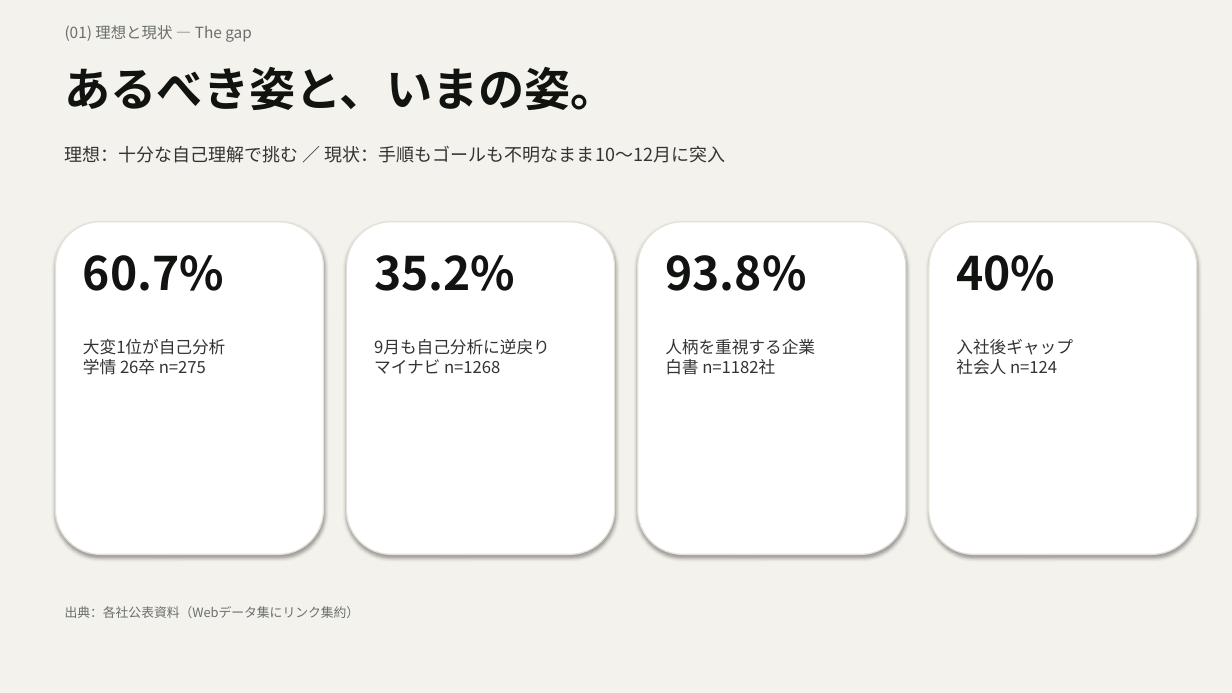
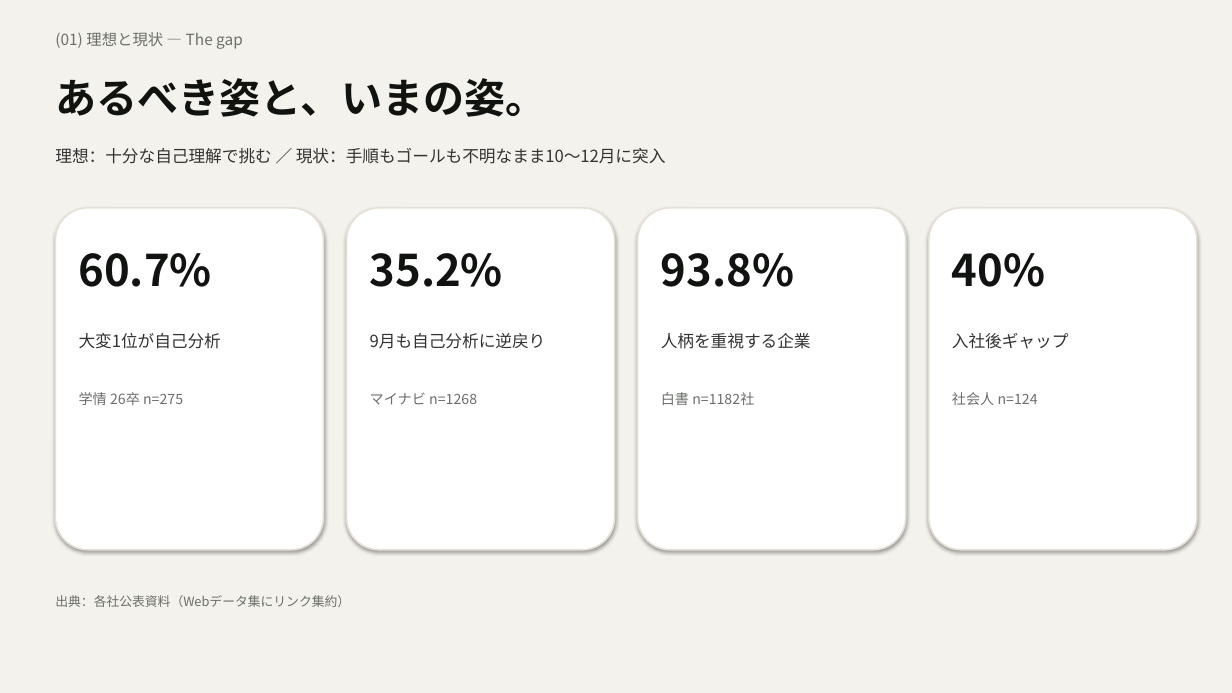
Before and after one commit to taku010201040/jibun-mayogo-2026, a slide deck: slide 2 of 問題定義プレゼン_自己分析迷子_Onda.pptx. Drawn at 1232x693 pixels with LibreOffice and Linux fonts; fonts in the diff are those of the drawing. Boxes give left, top, right and bottom in pixels: in the first picture for what was removed or moved away, otherwise in the second. Text is boxed around its words. In the diff, an @@ line names an element or a change of style, - is before the commit and + after.

Commit message:
fix: rebuild pptx layout (anchor/fonts/aspect)

```diff
--- a/問題定義プレゼン_自己分析迷子_Onda.pptx
+++ b/問題定義プレゼン_自己分析迷子_Onda.pptx
@@ text "(01) 理想と現状 — The gap" at <box>55,32,243,49</box>: line spacing 1 to 1.15 @@
@@ text "あるべき姿と、いまの姿。" at <box>55,78,546,117</box>: size 36 to 32 pt; line spacing 1 to 1.15 @@
@@ text "理想：十分な自己理解で挑む ／ 現状：手順もゴールも不明なまま10〜12月に突入" at <box>55,148,666,164</box>: size 14 to 13 pt; line spacing 1 to 1.15 @@
@@ rounded rectangle: place and size @@
-rounded rectangle at <box>55,222,323,555</box>
+rounded rectangle at <box>55,208,323,550</box>
@@ rounded rectangle: place and size @@
-rounded rectangle at <box>347,222,615,555</box>
+rounded rectangle at <box>347,208,615,550</box>
@@ rounded rectangle: place and size @@
-rounded rectangle at <box>638,222,906,555</box>
+rounded rectangle at <box>638,208,906,550</box>
@@ outline #E5E1D8 1 pt to #E5E1D8 1.25 pt; proportions changed in 4 elements at <box>55,208,323,550</box>, <box>347,208,615,550</box>, <box>638,208,906,550</box>, <box>929,208,1197,550</box> @@
@@ rounded rectangle: place and size @@
-rounded rectangle at <box>929,222,1197,555</box>
+rounded rectangle at <box>929,208,1197,550</box>
@@ size 36 to 34 pt; line spacing 1 to 1.15 in 4 elements at <box>79,253,212,287</box>, <box>370,253,503,287</box>, <box>661,253,794,287</box>, <box>952,253,1045,287</box> @@
@@ text at <box>79,333,221,349</box>: text changed @@
-大変1位が自己分析
-学情 26卒 n=275
+大変1位が自己分析
@@ text added at <box>370,333,546,349</box>, 13 pt, text #333333 @@
+9月も自己分析に逆戻り
@@ text at <box>661,333,811,349</box>: text changed @@
-人柄を重視する企業
-白書 n=1182社
+人柄を重視する企業
@@ text at <box>952,333,1069,349</box>: text changed @@
-入社後ギャップ
-社会人 n=124
+入社後ギャップ
@@ text added at <box>79,392,183,405</box>, 11 pt, text #6B6F6B @@
+学情 26卒 n=275
@@ text at <box>370,392,477,405</box>: text changed; size 13 to 11 pt; text colour #333333 to #6B6F6B @@
-9月も自己分析に逆戻り
-マイナビ n=1268
+マイナビ n=1268
@@ text added at <box>661,392,754,405</box>, 11 pt, text #6B6F6B @@
+白書 n=1182社
@@ text added at <box>952,392,1038,405</box>, 11 pt, text #6B6F6B @@
+社会人 n=124
@@ text "出典：各社公表資料（Webデータ集にリンク集約）" at <box>55,595,350,607</box>: line spacing 1 to 1.15 @@
@@ text "出典：各社公表資料（Webデータ集にリンク集約）": place and size @@
-text "出典：各社公表資料（Webデータ集にリンク集約）" at <box>65,606,360,618</box>
+text "出典：各社公表資料（Webデータ集にリンク集約）" at <box>55,595,350,607</box>
```
Also in this commit, not shown: 5 other slides changed, 3 other files.
